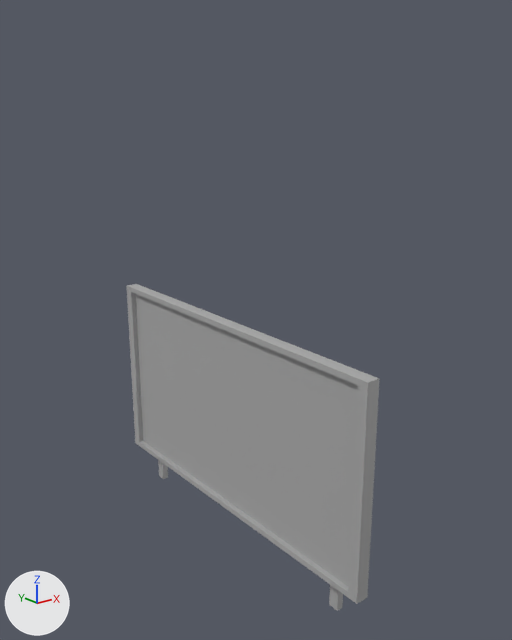
The FBX model BlastCourse/Assets/Models/Meshes/City Assets/mshBillboard.fbx: old version first, new version second.
Camera for both pictures: a 50 mm camera at (-9.01, -15.4, 10.02) aimed at (0.21, -3.86, 5.41). Lighting does not change. The marker at lower left points along +X, +Y and +Z. Where no turn or scale is listed for an object, it has been applied to the vertices.

The older version as bpy lines, for what is in view:
```python
me_mesh = bpy.data.meshes.new('Mesh')
me_mesh.from_pydata(...)  # 32 vertices, 26 faces; spans x -0.42..0.0, y -7.74..0.76, z 0.0..5.35
me_mesh.materials.append(mat_standardsurface1)  # grey #aaaaaa
# before: 2 (-0.15, -0.24, 4.4), 3 (0.0, -0.24, 4.4), 4 (-0.15, 0.0, 4.4), 5 (0.0, 0.0, 4.4)
# before: 10 (-0.15, -6.74, 4.4), 11 (0.0, -6.74, 4.4), 12 (-0.15, -6.98, 4.4), 13 (0.0, -6.98, 4.4)
ob_billboard_geo = bpy.data.objects.new('billboard_geo', me_mesh)
ob_billboard_geo.location = (0.0, 0.0, 0.0)
```
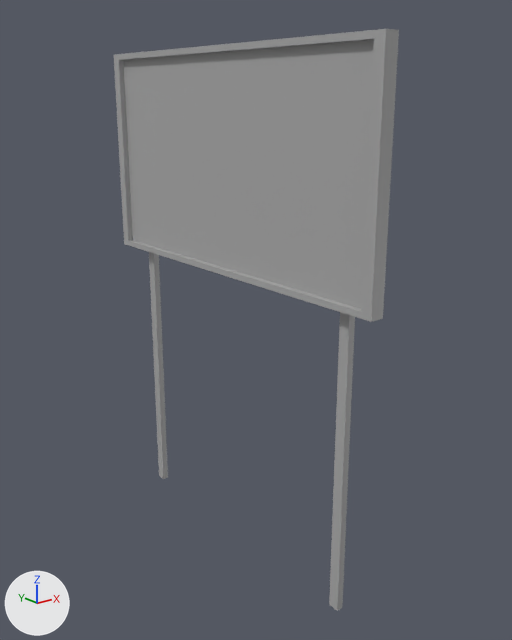
Location of each change, [x1, y1, x2, y2] in pixels of the pictures (512 x 640 px; the box of a moved part takes in the faces that stretch with it):
'billboard_geo', reshaped (13% wider, 78% taller)
    before: [127, 284, 380, 611]
    after: [114, 29, 399, 611]
part 1 of me_mesh, moved or reshaped
    before: [127, 284, 380, 604]
    after: [114, 29, 399, 322]
part 2 of me_mesh, moved or reshaped
    before: [158, 460, 168, 479]
    after: [149, 252, 168, 479]
part 3 of me_mesh, moved or reshaped
    before: [329, 585, 343, 611]
    after: [329, 312, 355, 611]

Edits to the bpy script that builds the scene:
```text
Change me_mesh:
    where me_mesh.from_pydata(...)  # 32 vertices, 26 faces; spans x -0.42..0.0, y -7.74..0.76, z 0.0..5.35
    used by ob_billboard_geo; location = (0.0, 0.0, 0.0)
    me_mesh part 1: the loose piece of 16 vertices spanning x -0.42..-0.12, y -7.74..0.76, z 0.79..5.35 is moved by (0.0, 0.0, 5.65)
    me_mesh part 2
    add for i in [*range(2, 6)]: me_mesh.vertices[i].co += Vector((0.0, 0.0, 5.65))
    me_mesh part 3
    add for i in [*range(10, 14)]: me_mesh.vertices[i].co += Vector((0.0, 0.0, 5.65))
```
